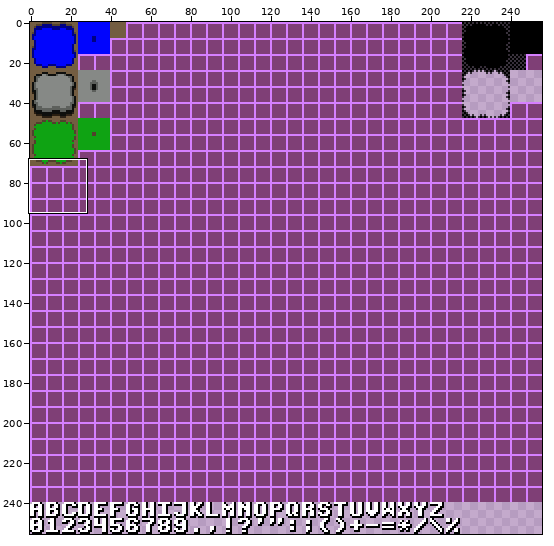
Sprite sheet, stored at assets/tiles.png. The first picture is a wide view before the edit; the outline marks the close-up.
Close-up. Old version:
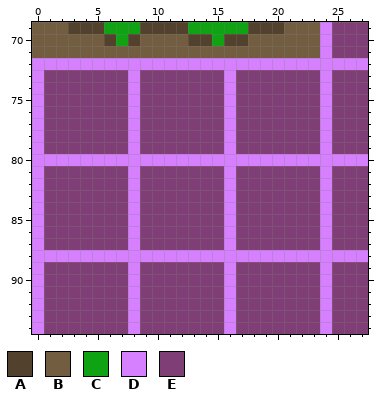
The file is 256x256 pixels. Colours within 5 levels of each other are drawn and written as one. Shown: x 0..27, y 69..94.
Palette (. is transparent): A #51412d  B #735d41  C #0fa313  D #d67fff  E #7f3f76
Pixels before, first column x 0:
69 BBBAAACCCAAAACCCCCAAABBBDEEE
70 BBBBBBACABBBBAACAABBBBBBDEEE
71 BBBBBBBBBBBBBBBBBBBBBBBBDEEE
72 DDDDDDDDDDDDDDDDDDDDDDDDDDDD
73 DEEEEEEEDEEEEEEEDEEEEEEEDEEE
74 DEEEEEEEDEEEEEEEDEEEEEEEDEEE
75 DEEEEEEEDEEEEEEEDEEEEEEEDEEE
76 DEEEEEEEDEEEEEEEDEEEEEEEDEEE
77 DEEEEEEEDEEEEEEEDEEEEEEEDEEE
78 DEEEEEEEDEEEEEEEDEEEEEEEDEEE
79 DEEEEEEEDEEEEEEEDEEEEEEEDEEE
80 DDDDDDDDDDDDDDDDDDDDDDDDDDDD
81 DEEEEEEEDEEEEEEEDEEEEEEEDEEE
82 DEEEEEEEDEEEEEEEDEEEEEEEDEEE
83 DEEEEEEEDEEEEEEEDEEEEEEEDEEE
84 DEEEEEEEDEEEEEEEDEEEEEEEDEEE
85 DEEEEEEEDEEEEEEEDEEEEEEEDEEE
86 DEEEEEEEDEEEEEEEDEEEEEEEDEEE
87 DEEEEEEEDEEEEEEEDEEEEEEEDEEE
88 DDDDDDDDDDDDDDDDDDDDDDDDDDDD
89 DEEEEEEEDEEEEEEEDEEEEEEEDEEE
90 DEEEEEEEDEEEEEEEDEEEEEEEDEEE
91 DEEEEEEEDEEEEEEEDEEEEEEEDEEE
92 DEEEEEEEDEEEEEEEDEEEEEEEDEEE
93 DEEEEEEEDEEEEEEEDEEEEEEEDEEE
94 DEEEEEEEDEEEEEEEDEEEEEEEDEEE
After the commit:
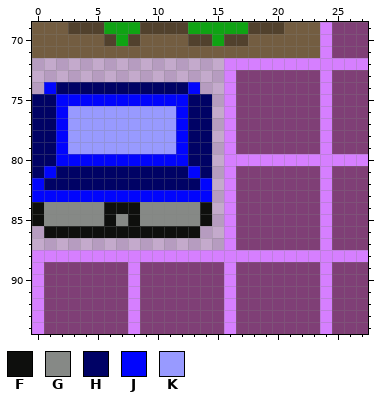
Colours new in this view: F #0e0f0d  G #868986  H #000265  J #0105fd  K #989aff
The exact change:
The author changed colour D to colour F in rows 84 to 85 at x 0 and 8; in row 86 at x 8.
The author changed colour E to colour F in row 84 at x 6 to 7 and 14; in row 85 at x 6 and 14; in row 86 at x 1 to 7 and 9 to 13.
The author changed colour E to colour G in row 84 at x 1 to 5 and 9 to 13; in row 85 at x 1 to 5, 7 and 9 to 13.
The author changed colour D to colour H in row 74 at x 8; in rows 75 to 79 at x 0; in row 80 at x 0 to 1 and 13 to 14; in row 81 at x 0 and 8; in row 82 at x 8.
The author changed colour E to colour H in row 74 at x 2 to 7 and 9 to 12; in rows 75 to 79 at x 1 and 13 to 14; in row 81 at x 2 to 7, 9 to 12 and 14; in row 82 at x 1 to 7 and 9 to 13.
The author changed colour D to colour J in row 75 at x 8; in row 80 at x 2 to 12; in row 82 at x 0; in row 83 at x 0 and 8.
The author changed colour E to colour J in row 74 at x 1 and 13; in row 75 at x 2 to 7 and 9 to 12; in rows 76 to 79 at x 2 and 12; in row 81 at x 1 and 13; in row 82 at x 14; in row 83 at x 1 to 7 and 9 to 14.
The author changed colour D to colour K in rows 76 to 79 at x 8.
The author changed colour E to colour K in rows 76 to 79 at x 3 to 7 and 9 to 11.
The author cleared colour D in row 72 at x 0 to 15; in row 73 at x 0 and 8; in row 74 at x 0; in row 80 at x 15; in row 86 at x 0; in row 87 at x 0 and 8.
The author cleared colour E in row 73 at x 1 to 7 and 9 to 15; in row 74 at x 14 to 15; in rows 75 to 79 at x 15; in rows 81 to 85 at x 15; in row 86 at x 14 to 15; in row 87 at x 1 to 7 and 9 to 15.
